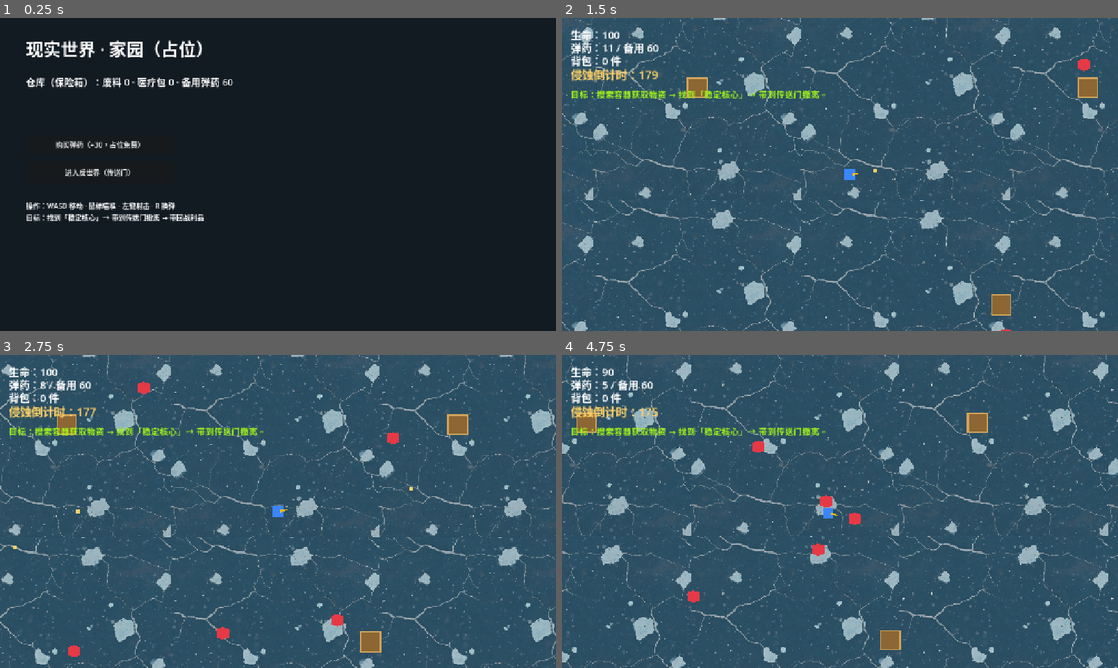
Above: before the commit, frames 1-4 (two rows, left to right).
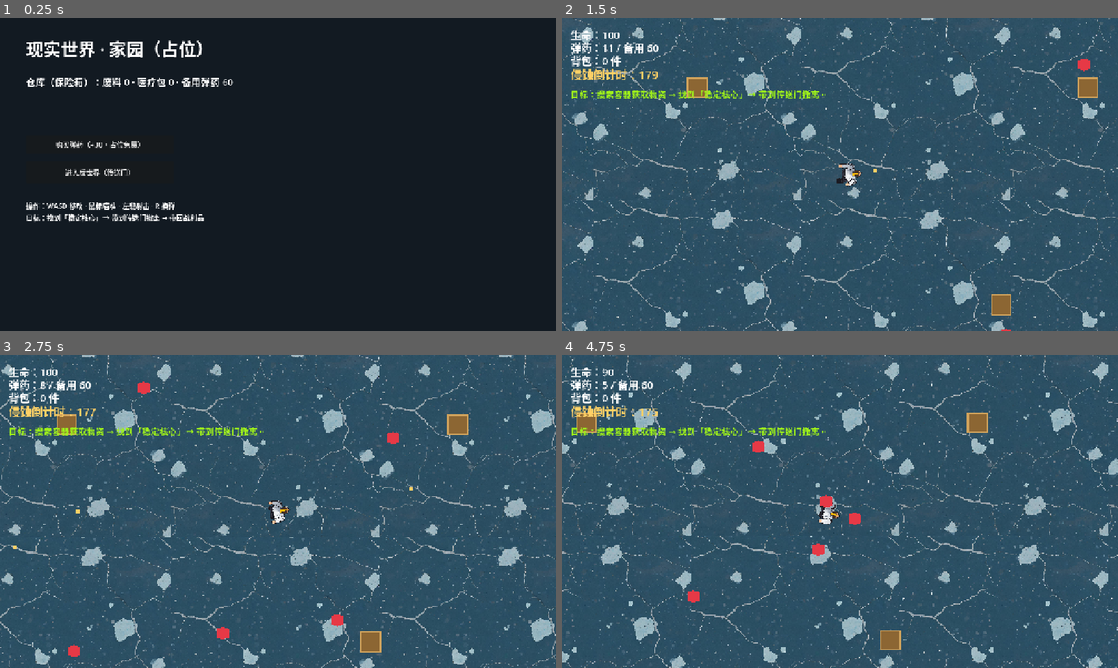
Above: after the commit, the same moments.

Repository: zjc-ccc/portal-gate
Game: Godot game, scene res://scenes/home.tscn
The game is run twice, just before and just after one commit, with the same random seed, the same clock (stepped at 60 frames per second) and the same inputs.
Inputs (mouse positions are in pixels of both pictures, inside the frame that each line leads up to):
- Up to frame 1 (0.25 s): no input
- Up to frame 2 (1.5 s): click "进入反世界（传送门）" at 0.5 s; tap Enter at 1.25 s; move the mouse to (962, 158) at 1.27 s; hold D from 1.28 s (still down); tap F at 1.35 s; click (962, 158) at 1.42 s
- Up to frame 3 (2.75 s): release D at 2 s; drag from (166, 527) to (461, 480) at 2.02 s
- Up to frame 4 (4.75 s): move the mouse to (895, 442) at 2.77 s; hold D 2.78-3.5 s; tap F at 2.85, 4.35 s; drag from (812, 574) to (673, 464) at 3.52 s; move the mouse to (1006, 558) at 4.27 s; hold A from 4.28 s (still down)

The runs differ from the first frame. In frame 1, 1.6% of the frame differs, in the area x 4-42%, y 7-65%; in frame 2, 2.8%; in frame 3, 2.8%; in frame 4, 2.9%, in the area x 0-100%, y 0-100%.

Commit message:
添加树木，晃动shader

Diff:
--- a/project.godot
+++ b/project.godot
@@ -17,9 +17,37 @@
 [autoload]
 
 GameState="*res://scripts/game_state.gd"
+Wind="*res://scripts/wind.gd"
 
 [display]
 
 window/size/viewport_width=1280
 window/size/viewport_height=720
 window/stretch/mode="canvas_items"
+
+[rendering]
+
+textures/canvas_textures/default_texture_filter=0
+
+[shader_globals]
+
+wind_time={
+"type": "float",
+"value": 0.0
+}
+wind_strength={
+"type": "float",
+"value": 1.0
+}
+wind_dir={
+"type": "vec2",
+"value": Vector2(1, 0)
+}
+palette_dark={
+"type": "color",
+"value": Color(0.13, 0.32, 0.16, 1)
+}
+palette_light={
+"type": "color",
+"value": Color(0.47, 0.79, 0.36, 1)
+}
--- a/scripts/extraction.gd
+++ b/scripts/extraction.gd
@@ -22,7 +22,20 @@
 var prompt_label: Label
 
 
+const WORLD_HALF_W := 1500.0   # 地图半宽（世界单位）
+const WORLD_HALF_H := 900.0    # 地图半高
+const GROUND_TILE := 480.0     # 每块地面贴图显示尺寸
+
+# 反世界冷色调色板：树冠靠 shader 换色复用同一张贴图
+const COLD_DARK := Color(0.07, 0.12, 0.24)
+const COLD_LIGHT := Color(0.42, 0.66, 0.86)
+
+
 func _ready() -> void:
+	# 反世界：冷色 + 略急的风
+	Wind.set_palette(COLD_DARK, COLD_LIGHT)
+	Wind.speed = 1.15
+
 	_build_world()
 	_build_hud()
 	_spawn_enemies()
@@ -34,13 +47,9 @@
 	msg_label.text = "目标：搜索容器获取物资 → 找到「稳定核心」→ 带到传送门撤离。"
 
 
-const WORLD_HALF_W := 1500.0   # 地图半宽（世界单位）
-const WORLD_HALF_H := 900.0    # 地图半高
-const GROUND_TILE := 480.0     # 每块地面贴图显示尺寸
-
-
 func _build_world() -> void:
 	_build_ground()
+	_build_forest()
 
 	player = Player.new()
 	player.position = Vector2.ZERO
@@ -54,6 +63,21 @@
 	artifact = ExtractItem.new()
 	artifact.position = Vector2(-700, -400)
 	add_child(artifact)
+
+
+func _build_forest() -> void:
+	# 一小片树林 + 零散树：位置错落 → shader 相位天然错开，无需逐棵设置
+	var spots := [
+		Vector2(-1150, -560), Vector2(-980, -680), Vector2(-820, -540),
+		Vector2(-1080, -380), Vector2(-1300, -680), Vector2(-700, -760),
+		Vector2(1150, 620), Vector2(980, 700), Vector2(820, 660),
+		Vector2(1280, 420), Vector2(620, 760),
+		Vector2(1350, -200), Vector2(-1350, 200),
+	]
+	for s in spots:
+		var t := ForestTree.new()
+		t.position = s
+		add_child(t)
 
 
 func _build_ground() -> void:
--- a/scripts/player.gd
+++ b/scripts/player.gd
@@ -13,6 +13,11 @@
 var mag: int = MAG_SIZE
 var fire_cd: float = 0.0
 var gun_pivot: Node2D
+var body_sprite: Sprite2D
+var idle_tex: Texture2D
+var walk_textures: Array[Texture2D] = []
+var anim_t: float = 0.0
+const WALK_FPS := 10.0
 var controls_enabled: bool = true  # 搜索界面打开时冻结移动/射击
 
 
@@ -25,11 +30,14 @@
 	shape.shape = c
 	add_child(shape)
 
-	var body := Polygon2D.new()
-	body.polygon = PackedVector2Array([
-		Vector2(-12, -12), Vector2(12, -12), Vector2(12, 12), Vector2(-12, 12)])
-	body.color = Color("3a86ff")
-	add_child(body)
+	# 像素精灵身体:素材朝上画,朝向用 rotation 无级转身,走路切 6 帧循环
+	body_sprite = Sprite2D.new()
+	idle_tex = load("res://assets/characters/player/player_idle.png")
+	body_sprite.texture = idle_tex
+	add_child(body_sprite)
+	for i in range(6):
+		var t: Texture2D = load("res://assets/characters/player/player_walk_%d.png" % i)
+		walk_textures.append(t)
 
 	gun_pivot = Node2D.new()
 	add_child(gun_pivot)
@@ -55,6 +63,7 @@
 	var aim := get_global_mouse_position() - global_position
 	if aim.length() > 1.0:
 		gun_pivot.rotation = aim.angle()
+		body_sprite.rotation = aim.angle() + PI / 2.0  # 素材朝上画,补 90°
 
 	var dir := Vector2.ZERO
 	if Input.is_physical_key_pressed(KEY_W) or Input.is_physical_key_pressed(KEY_UP):
@@ -67,6 +76,13 @@
 		dir.x += 1
 	velocity = dir.normalized() * SPEED
 	move_and_slide()
+	# 移动时播走路循环,静止回待机帧
+	if velocity.length() > 1.0:
+		anim_t += delta * WALK_FPS
+		body_sprite.texture = walk_textures[int(anim_t) % walk_textures.size()]
+	else:
+		anim_t = 0.0
+		body_sprite.texture = idle_tex
 	global_position.x = clampf(global_position.x, -1200.0, 1200.0)
 	global_position.y = clampf(global_position.y, -680.0, 680.0)
 
--- /dev/null
+++ b/scripts/tree.gd
@@ -0,0 +1,51 @@
+class_name ForestTree
+extends Node2D
+## 俯视树：树冠 + 树影两张静态图，共用同一 shader，靠全局风参数（Wind）摆动。
+## 每棵树不设自己的相位——shader 用世界坐标做种子，一片树林自动错落。
+
+const CANOPY_TEXTURE := "res://assets/props/tree_warm_top.png"
+const SHADOW_TEXTURE := "res://assets/props/tree_shadow.png"
+const TREE_SCALE := 2.0   # 64px 素材 ×2 → 与 128px 角色同尺度（整数倍，像素不糊）
+
+# 树冠 / 树影各自一份"共享"材质：所有树复用同一实例，改一次即全局生效
+static var _canopy_material: ShaderMaterial
+static var _shadow_material: ShaderMaterial
+
+
+static func _ensure_materials() -> void:
+	if _canopy_material != null:
+		return
+	var shader: Shader = load("res://shaders/tree_sway.gdshader")
+
+	_canopy_material = ShaderMaterial.new()
+	_canopy_material.shader = shader
+	_canopy_material.set_shader_parameter("sway_px", 3.2)
+	_canopy_material.set_shader_parameter("phase_offset", 0.0)
+	_canopy_material.set_shader_parameter("drop_alpha", 1.0)
+	_canopy_material.set_shader_parameter("recolor", true)   # 树冠随世界调色板换色
+
+	_shadow_material = ShaderMaterial.new()
+	_shadow_material.shader = shader
+	_shadow_material.set_shader_parameter("sway_px", 2.0)
+	_shadow_material.set_shader_parameter("phase_offset", -1.1)   # 树影滞后于树冠
+	_shadow_material.set_shader_parameter("drop_alpha", 0.9)
+	_shadow_material.set_shader_parameter("recolor", false)
+
+
+func _ready() -> void:
+	ForestTree._ensure_materials()
+
+	var shadow := Sprite2D.new()
+	shadow.texture = load(SHADOW_TEXTURE)
+	shadow.material = ForestTree._shadow_material
+	shadow.scale = Vector2(TREE_SCALE, TREE_SCALE)
+	shadow.position = Vector2(10.0, 16.0)   # 略偏移，做出日照投影
+	shadow.z_index = 0
+	add_child(shadow)
+
+	var canopy := Sprite2D.new()
+	canopy.texture = load(CANOPY_TEXTURE)
+	canopy.material = ForestTree._canopy_material
+	canopy.scale = Vector2(TREE_SCALE, TREE_SCALE)
+	canopy.z_index = 5   # 树冠盖在角色之上（俯视穿林感）
+	add_child(canopy)
--- /dev/null
+++ b/scripts/wind.gd
@@ -0,0 +1,41 @@
+extends Node
+## 全局风：统一驱动所有树的摆动。风速 / 风向 / 摆幅 / 世界调色板都可全局调整。
+## 具体写入 shader 的全局参数（见 project.godot 的 [shader_globals]），所有树共用同一份值。
+
+var speed: float = 1.0                       # 风速倍率：0 = 静止，越大摆得越快
+var strength: float = 1.0                    # 摆幅倍率：0 = 无风
+var direction: Vector2 = Vector2(1.0, 0.0)    # 风向
+var palette_dark: Color = Color(0.13, 0.32, 0.16)   # 调色板·暗部（默认现实暖绿）
+var palette_light: Color = Color(0.47, 0.79, 0.36)  # 调色板·亮部
+var time: float = 0.0                        # 累计风相位（秒）
+
+var _dir_dirty: bool = true
+
+
+func _ready() -> void:
+	_apply()
+
+
+func _process(delta: float) -> void:
+	time += delta * speed   # 连续累积 → 摆动永不跳帧，改风速也不会突跳
+	_apply()
+
+
+func set_direction(d: Vector2) -> void:
+	direction = d
+	_dir_dirty = true
+
+
+func set_palette(dark: Color, light: Color) -> void:
+	palette_dark = dark
+	palette_light = light
+
+
+func _apply() -> void:
+	RenderingServer.global_shader_parameter_set("wind_time", time)
+	RenderingServer.global_shader_parameter_set("wind_strength", strength)
+	if _dir_dirty:
+		RenderingServer.global_shader_parameter_set("wind_dir", direction.normalized())
+		_dir_dirty = false
+	RenderingServer.global_shader_parameter_set("palette_dark", palette_dark)
+	RenderingServer.global_shader_parameter_set("palette_light", palette_light)
--- /dev/null
+++ b/shaders/tree_sway.gdshader
@@ -0,0 +1,44 @@
+shader_type canvas_item;
+// 俯视树摆动：树冠 / 树影两张静态图 + 本 shader。
+// 所有树共用本 shader；每棵树以世界坐标为相位种子，一片树林自然错落。
+// 驱动来自全局参数（项目设置 shader_globals），由 Wind 单例每帧统一写入。
+
+// —— 全局风参数（全局可调） ——
+global uniform float wind_time;     // 累计风相位（秒），由 Wind 推进 → 摆动连续、无限帧
+global uniform float wind_strength; // 风速 / 摆幅倍率，0 = 无风静止
+global uniform vec2 wind_dir;       // 风向（单位向量）
+global uniform vec4 palette_dark;   // 世界调色板·暗部（现实暖 / 反世界冷）
+global uniform vec4 palette_light;  // 世界调色板·亮部
+
+// —— 图层参数（材质级，树冠与树影各一份共享材质） ——
+uniform float sway_px = 1.8;        // 基础摆幅（纹理像素；随节点 scale 等比放大）
+uniform float phase_offset = 0.0;   // 相位偏移（让树影滞后于树冠）
+uniform float drop_alpha = 1.0;     // 透明度（削淡树影用）
+uniform bool recolor = false;       // 是否按亮度重映射到世界调色板（冷色版复用）
+
+void vertex() {
+	// 世界坐标做相位种子：无需逐棵设参，树林自动错落
+	vec2 wp = MODEL_MATRIX[3].xy;
+	float seed = wp.x * 0.009 + wp.y * 0.013 + phase_offset;
+
+	// 主摆动 + 叶丛高频抖动
+	float main = sin(wind_time * 1.15 + seed);
+	float leaf = sin(wind_time * 2.7 + seed * 1.7 + UV.x * 7.0 + UV.y * 5.0);
+
+	// 越靠上摆得越多、底部锚定，得到"生根"感
+	float up = clamp(1.0 - UV.y, 0.0, 1.0);
+	float amp = sway_px * wind_strength * (0.35 + 0.65 * up);
+
+	VERTEX += wind_dir * (main + 0.35 * leaf) * amp;
+}
+
+void fragment() {
+	vec4 tex = texture(TEXTURE, UV) * COLOR; // COLOR 已含节点 modulate
+	vec3 rgb = tex.rgb;
+	if (recolor) {
+		// 按亮度在两色之间重映射 = 换调色板（反世界冷色版复用同一张贴图）
+		float lum = dot(rgb, vec3(0.299, 0.587, 0.114));
+		rgb = mix(palette_dark.rgb, palette_light.rgb, lum);
+	}
+	COLOR = vec4(rgb, tex.a * drop_alpha);
+}
Binary file added: assets/characters/player/player_idle.png
Not shown, added: assets/characters/player/player_idle.png.import
Binary file added: assets/characters/player/player_preview.gif
Binary file added: assets/characters/player/player_preview.png
Not shown, added: assets/characters/player/player_preview.png.import
Binary file added: assets/characters/player/player_walk_0.png
Not shown, added: assets/characters/player/player_walk_0.png.import
Binary file added: assets/characters/player/player_walk_1.png
Not shown, added: assets/characters/player/player_walk_1.png.import
Binary file added: assets/characters/player/player_walk_2.png
Not shown, added: assets/characters/player/player_walk_2.png.import
Binary file added: assets/characters/player/player_walk_3.png
(and 24 more such lines)
